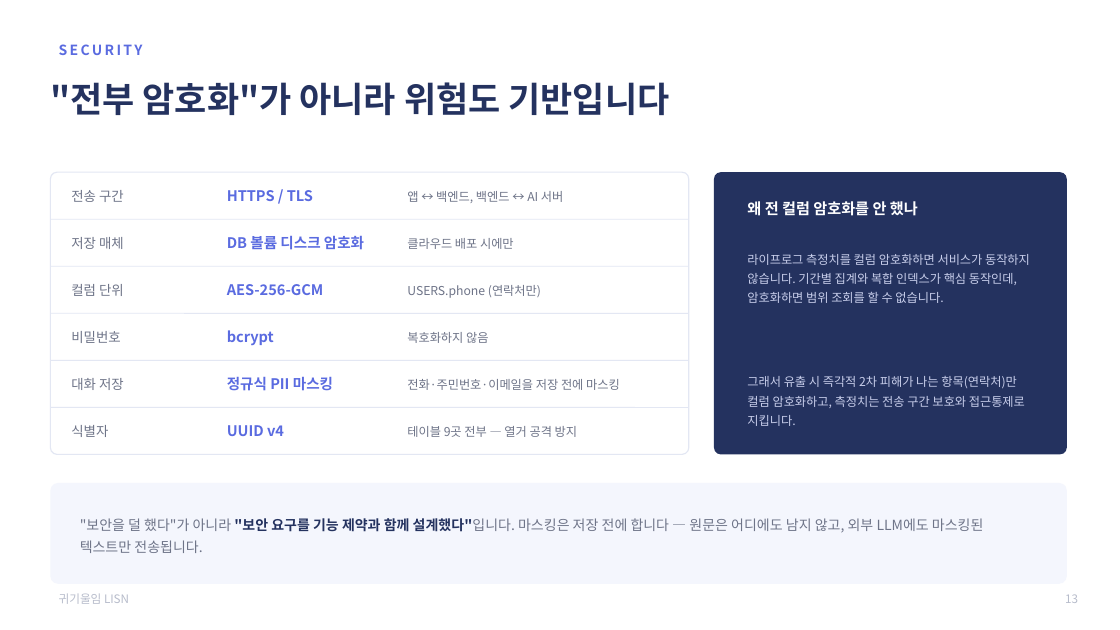
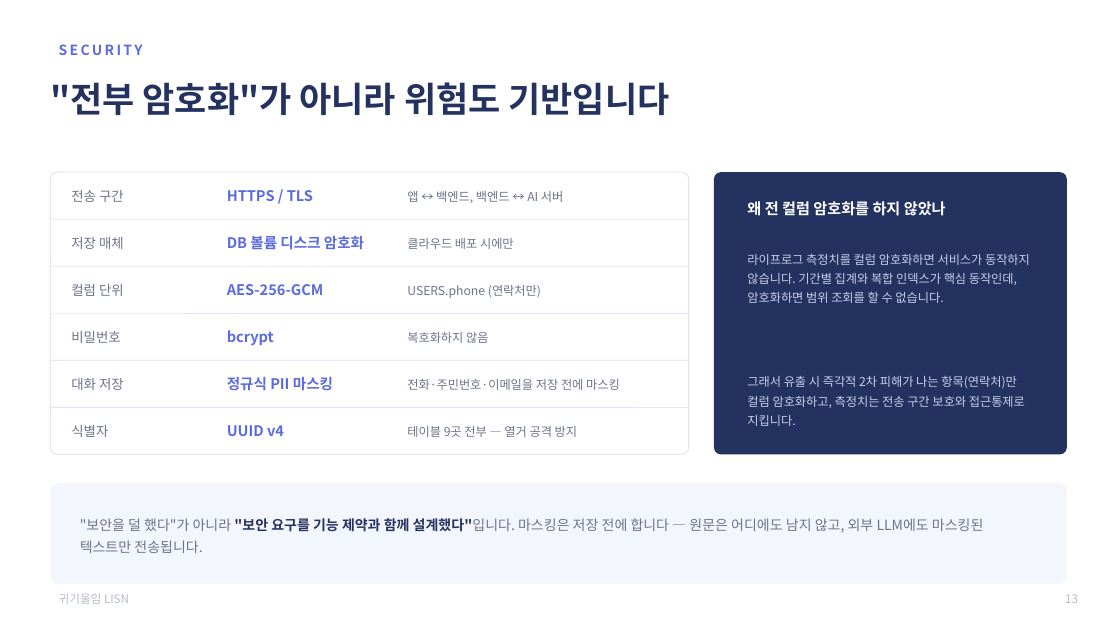
Before and after one commit to 2026-SMHRD-KDT-HealthCare-5/lisn, a slide deck: slide 14 of documents/최종발표자료_귀기울임.pptx. Drawn at 1120x630 pixels with LibreOffice and Linux fonts; fonts in the diff are those of the drawing. Boxes give left, top, right and bottom in pixels: in the first picture for what was removed or moved away, otherwise in the second. Text is boxed around its words. In the diff, an @@ line names an element or a change of style, - is before the commit and + after.

```diff
--- a/documents/최종발표자료_귀기울임.pptx
+++ b/documents/최종발표자료_귀기울임.pptx
@@ text at (747,201,946,216): text changed @@
-왜 전 컬럼 암호화를 안 했나
+왜 전 컬럼 암호화를 하지 않았나
```
Also in this commit, not shown: 7 other slides changed, 3 other files.
